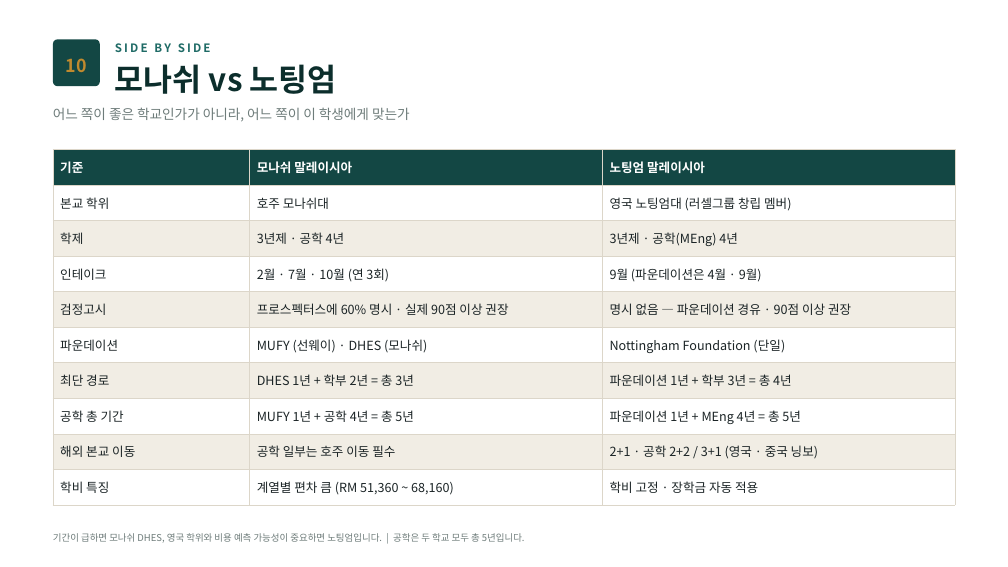
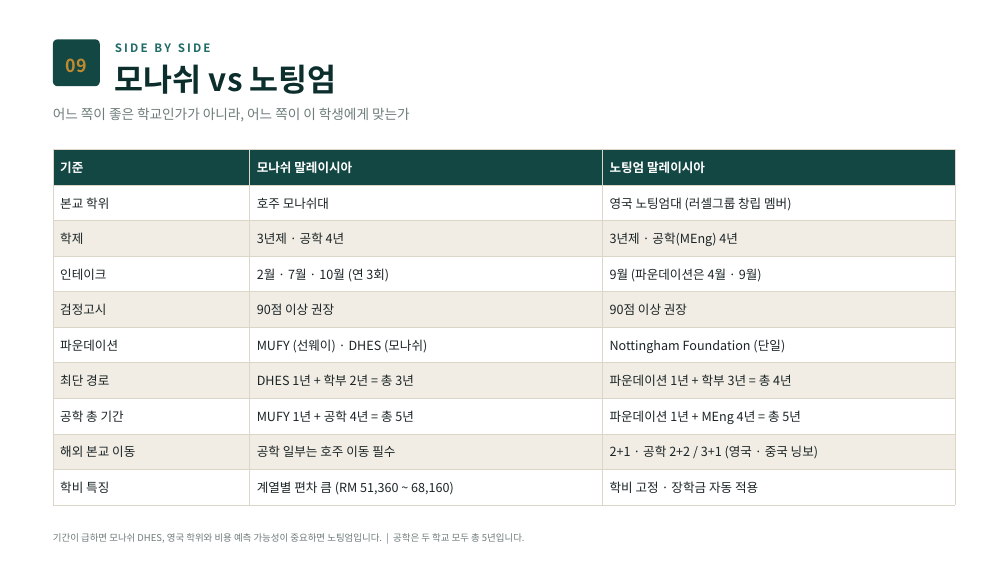
Before and after one commit to ChampionJohan/Johan, a slide deck: slide 10 of design/malaysia-study-live/말레이시아유학_2편_해외직영캠퍼스.pptx (slide 11 before the commit). Drawn at 1008x567 pixels with LibreOffice and Linux fonts; fonts in the diff are those of the drawing. Boxes give left, top, right and bottom in pixels: in the first picture for what was removed or moved away, otherwise in the second. Text is boxed around its words. In the diff, an @@ line names an element or a change of style, - is before the commit and + after.

```diff
--- a/design/malaysia-study-live/말레이시아유학_2편_해외직영캠퍼스.pptx
+++ b/design/malaysia-study-live/말레이시아유학_2편_해외직영캠퍼스.pptx
@@ text at (x1=66, y1=58, x2=87, y2=72): text changed @@
-10
+09
@@ table at (x1=53, y1=150, x2=956, y2=499) @@
-row 5, column 2: 프로스펙터스에 60% 명시 · 실제 90점 이상 권장
+row 5, column 2: 90점 이상 권장
-row 5, column 3: 명시 없음 — 파운데이션 경유 · 90점 이상 권장
+row 5, column 3: 90점 이상 권장
```
Also in this commit, not shown: 11 other slides changed, 1 slide removed, 3 other files.
